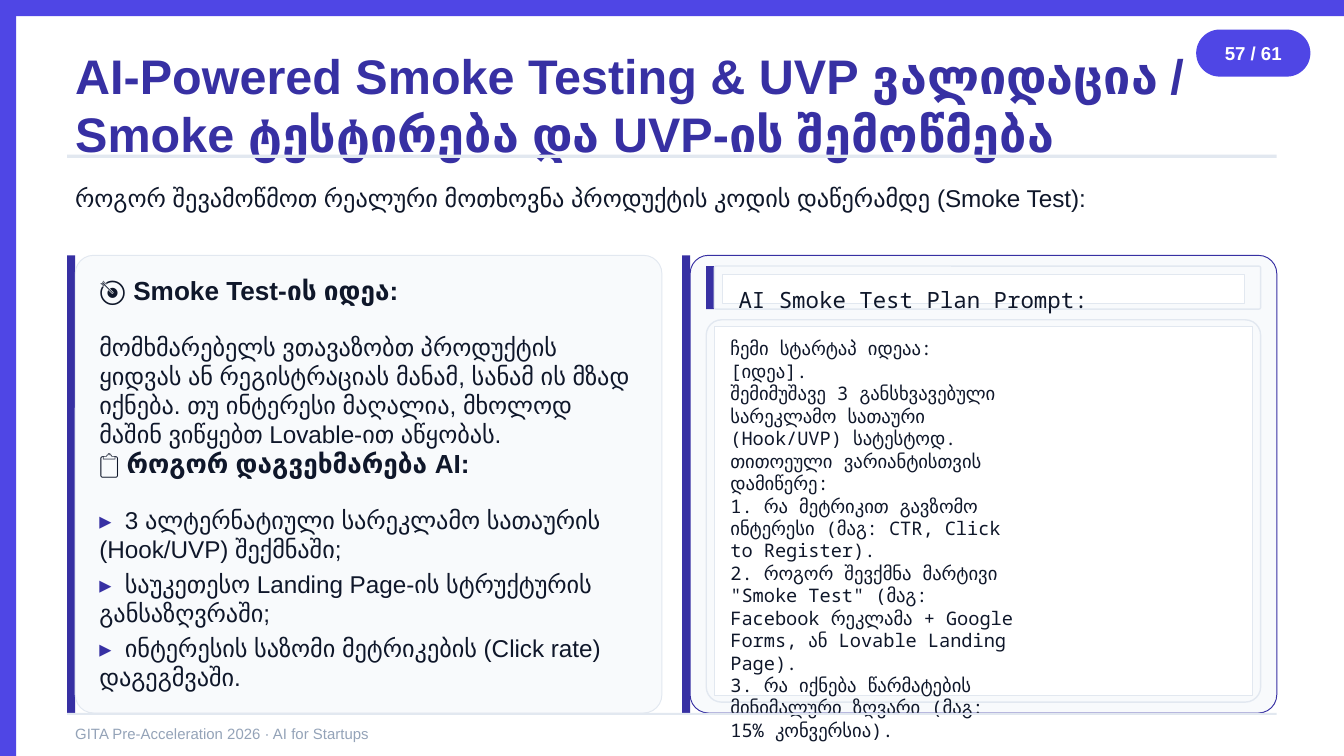
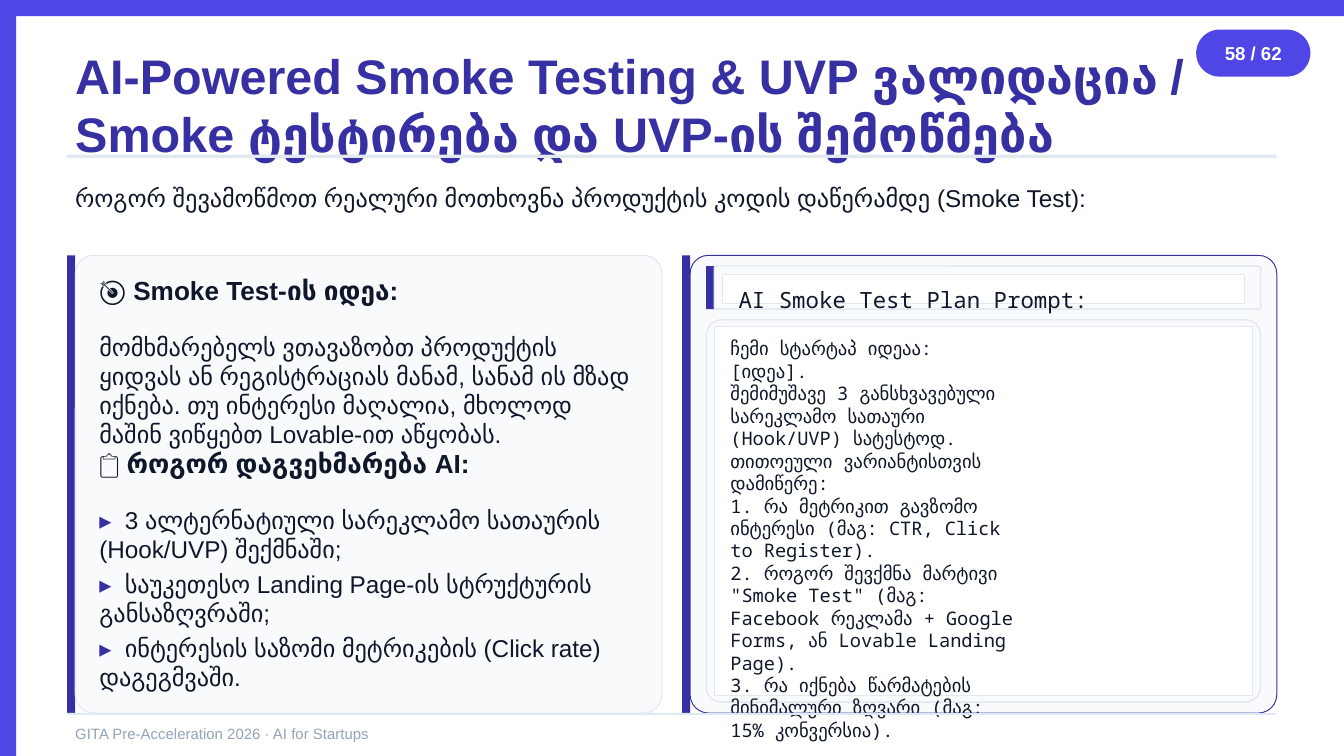
Before and after one commit to basilaia123/ai2026, a slide deck: slide 58 of GITA/Pre-Acceleration/2026-5h-AI-for-Startups/day1-slides.pptx (slide 57 before the commit). Drawn at 1344x756 pixels with LibreOffice and Linux fonts; fonts in the diff are those of the drawing. Boxes give left, top, right and bottom in pixels: in the first picture for what was removed or moved away, otherwise in the second. Text is boxed around its words. In the diff, an @@ line names an element or a change of style, - is before the commit and + after.

```diff
--- a/GITA/Pre-Acceleration/2026-5h-AI-for-Startups/day1-slides.pptx
+++ b/GITA/Pre-Acceleration/2026-5h-AI-for-Startups/day1-slides.pptx
@@ text in rounded rectangle at (x1=1225, y1=47, x2=1282, y2=60): text changed @@
-57 / 61
+58 / 62
```
Also in this commit, not shown: 59 other slides changed, 1 slide added, 4 other files.
